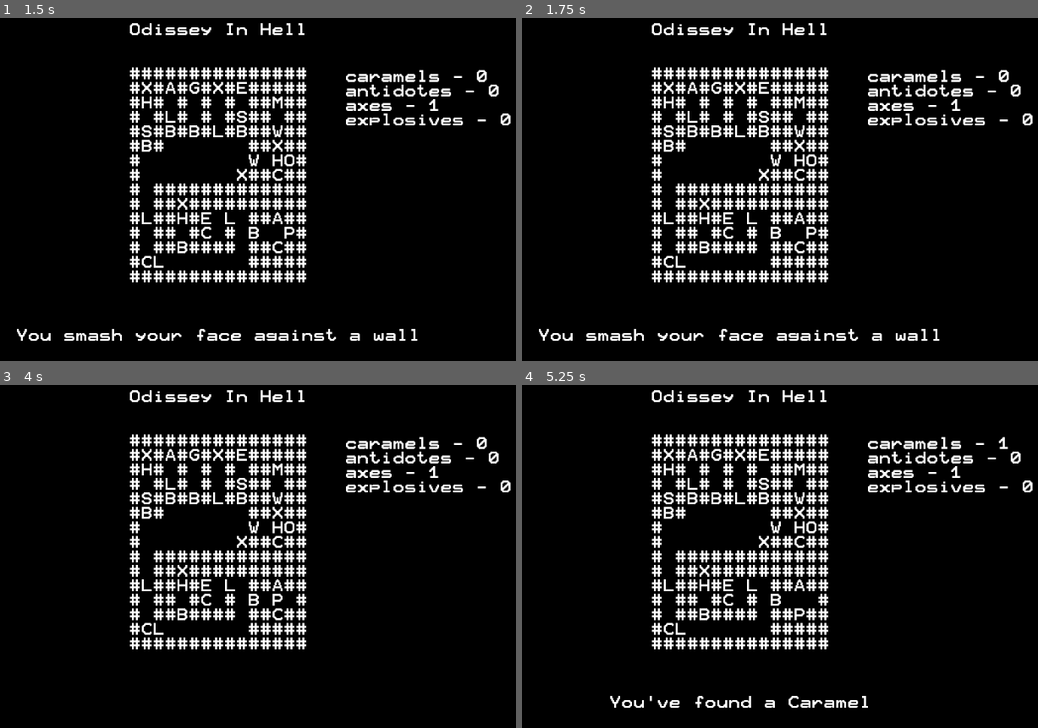
Above: before the commit, frames 1-4 (two rows, left to right).
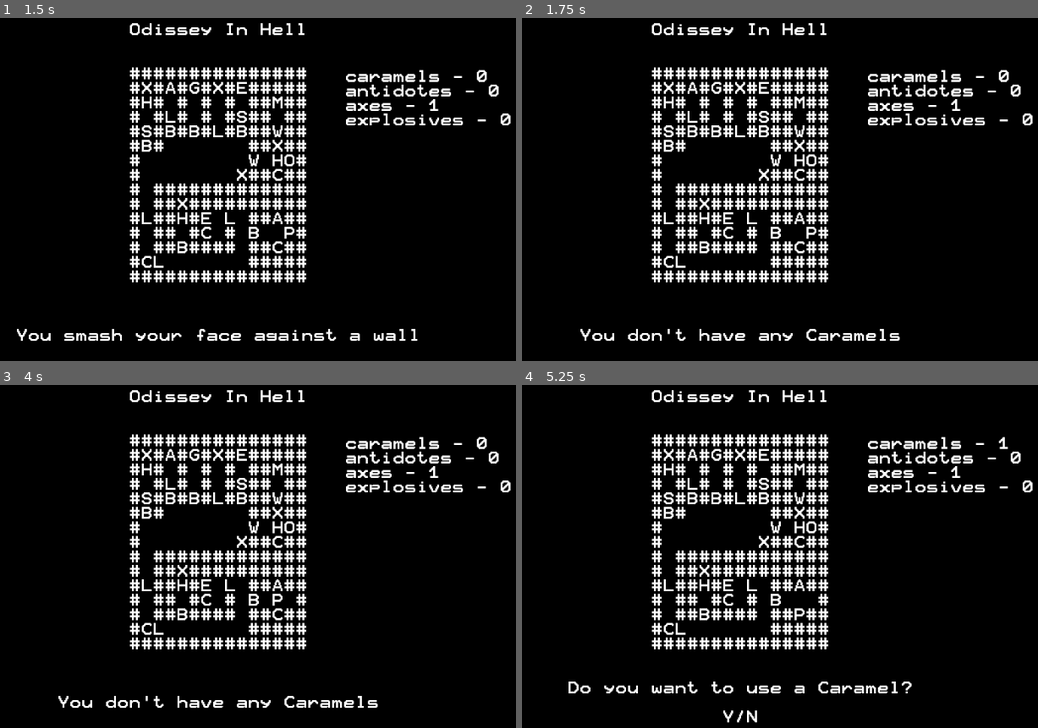
Above: after the commit, the same moments.

Repository: Dukebot/Odissey-in-Hell
Game: Godot game, scene res://src/Main.tscn
The game is run twice, just before and just after one commit, with the same random seed, the same clock (stepped at 60 frames per second) and the same inputs.
Inputs:
- Up to frame 1 (1.5 s): tap Enter at 0.5 s; hold Right (move_right) 0.53-1.28 s; tap Space (continue) at 0.6, 1.25 s; tap Y (yes) at 0.8, 1.35 s; hold Down (move_down) from 1.28 s (still down)
- Up to frame 2 (1.75 s): keep holding Down (move_down); tap C (use_caramel, bound only after the commit) at 1.55 s
- Up to frame 3 (4 s): tap Space (continue) at 2, 2.3, 2.75, 2.85, 3.5 s; release Down (move_down) at 2.03 s; hold Right (move_right) 2.03-2.78 s; tap C (use_caramel, bound only after the commit) at 2.1, 3.8 s; hold Up (move_up) 2.78-3.53 s; tap Y (yes) at 3.05 s; hold Left (move_left) from 3.53 s (still down); tap N (no) at 3.6 s
- Up to frame 4 (5.25 s): tap Space (continue) at 4.25, 4.55 s; tap Y (yes) at 4.35 s; release Left (move_left) at 5.03 s; hold Down (move_down) from 5.03 s (still down); tap C (use_caramel, bound only after the commit) at 5.1 s

Frame 1 is identical in both runs. In frame 2, 1.3% of the frame differs, in the area x 3-81%, y 90-95%; in frame 3, 0.8%; in frame 4, 1.6%, in the area x 9-76%, y 86-99%.

Commit message:
Millores i permitim utilitzar caramels amb la tecla C

Diff:
--- a/json/characters.json
+++ b/json/characters.json
@@ -32,7 +32,7 @@
 		"weapon": "",
 		"armor": ""
 	},
-	"hell_prision_ward": {
+	"hell_prision_guard": {
 		"name": "Hell Prision Guard",
 		"health": 170,
 		"strength": 30,
--- a/project.godot
+++ b/project.godot
@@ -108,6 +108,11 @@
 "events": [ Object(InputEventKey,"resource_local_to_scene":false,"resource_name":"","device":0,"alt":false,"shift":false,"control":false,"meta":false,"command":false,"pressed":false,"scancode":32,"unicode":0,"echo":false,"script":null)
  ]
 }
+use_caramel={
+"deadzone": 0.5,
+"events": [ Object(InputEventKey,"resource_local_to_scene":false,"resource_name":"","device":0,"alt":false,"shift":false,"control":false,"meta":false,"command":false,"pressed":false,"scancode":67,"unicode":0,"echo":false,"script":null)
+ ]
+}
 
 [rendering]
 
--- a/src/CombatState.gd
+++ b/src/CombatState.gd
@@ -27,14 +27,13 @@
 		var skill_key = get_skill_selection(player)
 		if skill_key:
 			attack(player, skill_key, enemy)
-			if enemy["health"] < 0:
-				map[enemy_x][enemy_y] = " "
 			turn += 1
 
 	elif turn == 3:
 		main.show_message(last_attack_result_text + "\nPress SPACE to continue")
 		if Input.is_action_just_pressed("continue"):
 			if enemy["health"] < 0:
+				map[enemy_x][enemy_y] = " "
 				main.set_move_state()
 				main.show_message("You've defeated " + enemy["name"])
 			else:
@@ -45,16 +44,17 @@
 		var rand_skill_index = Utils.get_random_array_index(enemy_skill_keys)
 		var skill_key = enemy_skill_keys[rand_skill_index]
 		attack(enemy, skill_key, player)
-		if player["health"] < 0:
-			print("Game Over...")
-			main.set_move_state()
-			main.show_message("You've been defeated...")
 		turn += 1
 
 	elif turn == 5:
 		main.show_message(last_attack_result_text + "\nPress SPACE to continue")
 		if Input.is_action_just_pressed("continue"):
-			turn = 1
+			if player["health"] < 0:
+				print("Game Over...")
+				main.set_move_state()
+				main.show_message("You've been defeated...")
+			else:
+				turn = 1
 
 
 func set_state(enemy_key: String, enemy_x: int, enemy_y: int):
--- a/src/Main.gd
+++ b/src/Main.gd
@@ -26,7 +26,7 @@
 
 
 func _ready():
-	move_state.init(map)
+	move_state.init()
 	drawer.draw()
 
 
@@ -49,9 +49,10 @@
 func set_move_state():
 	game_state = GameState.MOVE
 
-func set_use_item_state(item_name: String, target_x: int, target_y: int) -> void:
+func set_use_item_state(item_name: String, target_x: int, target_y: int, message: String) -> void:
 	game_state = GameState.USE_ITEM
 	use_item_state.set_state(item_name, target_x, target_y)
+	show_message(message + "\n\nY/N")
 
 func set_combat_state(enemy_key: String, enemy_x: int, enemy_y: int) -> void:
 	game_state = GameState.COMBAT
--- a/src/MoveState.gd
+++ b/src/MoveState.gd
@@ -6,7 +6,8 @@
 onready var main = get_parent()
 
 
-func init(map: Array):
+func init():
+	var map = main.map
 	for i in map.size():
 		for j in map[i].size():
 			if map[i][j] == "P":
@@ -23,6 +24,11 @@
 		move(player_x, player_y - 1)
 	elif Input.is_action_just_pressed("move_right"):
 		move(player_x, player_y + 1)
+	elif Input.is_action_just_pressed("use_caramel"):
+		if main.inventory["caramels"] > 0:
+			main.set_use_item_state("caramels", player_x, player_y, "Do you want to use a Caramel?")
+		else:
+			main.show_message("You don't have any Caramels")
 
 
 func move(x: int, y: int) -> void:
@@ -34,50 +40,48 @@
 	if map[x][y] == "#":
 		show_message("You smash your face against a wall")
 	elif map[x][y] == " ":
-		set_player_pos(x, y, map)
+		set_player_pos(x, y)
 		show_message("")
 
 	#Grab item
 	elif map[x][y] == "X":
 		inventory["axes"] += 1
-		set_player_pos(x, y, map)
+		set_player_pos(x, y)
 		show_message("You've found an Ax")
 	elif map[x][y] == "A":
 		inventory["antidotes"] += 1
-		set_player_pos(x, y, map)
+		set_player_pos(x, y)
 		show_message("You've found an Antidote")
 	elif map[x][y] == "C":
 		inventory["caramels"] += 1
-		set_player_pos(x, y, map)
+		set_player_pos(x, y)
 		show_message("You've found a Caramel")
 	elif map[x][y] == "E":
 		inventory["explosives"] += 1
-		set_player_pos(x, y, map)
+		set_player_pos(x, y)
 		show_message("You've found an Explosive")
 	elif map[x][y] == "M":
 		player["weapon"] = "masamune"
-		set_player_pos(x, y, map)
+		set_player_pos(x, y)
 		show_message("You've found the Masamune!")
 	elif map[x][y] == "O":
 		player["armor"] = "onyx_armor"
-		set_player_pos(x, y, map)
+		set_player_pos(x, y)
 		show_message("You've found the Onyx Armor!")
 	elif map[x][y] == "N":
 		player["weapon"] = "necronomicon"
-		set_player_pos(x, y, map)
+		set_player_pos(x, y)
 		show_message("You've found the Necronomicon!")
 
 	#Use item
 	elif map[x][y] == "B":
 		if inventory["axes"] > 0:
-			show_message("Do you want to use an Ax to destroy the Barred Door?\n\nY/N")
-			main.set_use_item_state("axes", x, y)
+			main.set_use_item_state("axes", x, y, "Do you want to use an Ax to destroy the Barred Door?")
 		else:
 			show_message("You need an Ax to destroy a Barred Door")
 	elif map[x][y] == "W":
 		if inventory["explosives"] > 0:
-			show_message("Do you want to use an Explosive to destroy the Cracked Wall?\n\nY/N")
-			main.set_use_item_state("explosives", x, y)
+			main.set_use_item_state("explosives", x, y, "Do you want to use an Explosive to destroy the Cracked Wall?")
 		else:
 			show_message("You need an Explosive to destroy a Cracked Wall")
 
@@ -92,9 +96,9 @@
 		main.set_combat_state("gaahl", x, y)
 
 
-func set_player_pos(x: int, y: int, map: Array) -> void:
-	map[player_x][player_y] = " "
-	map[x][y] = "P"
+func set_player_pos(x: int, y: int) -> void:
+	main.map[player_x][player_y] = " "
+	main.map[x][y] = "P"
 	player_x = x
 	player_y = y
 
--- a/src/UseItemState.gd
+++ b/src/UseItemState.gd
@@ -9,10 +9,11 @@
 
 func process_state() -> void:
 	if Input.is_action_just_pressed("yes"):
-		var inventory = main.inventory
 		var map = main.map
 
-		inventory[item] -= 1
+		if item == "caramels":
+			main.player["health"] += 10
+			main.show_message("You use a Caramel and heal an amount")
 
 		if map[item_x][item_y] == "B":
 			map[item_x][item_y] = " "
@@ -22,6 +23,7 @@
 			map[item_x][item_y] = " "
 			main.show_message("You destroy the Cracked Wall with your Explosive")
 
+		main.inventory[item] -= 1
 		main.set_move_state()
 
 	elif Input.is_action_just_pressed("no"):
